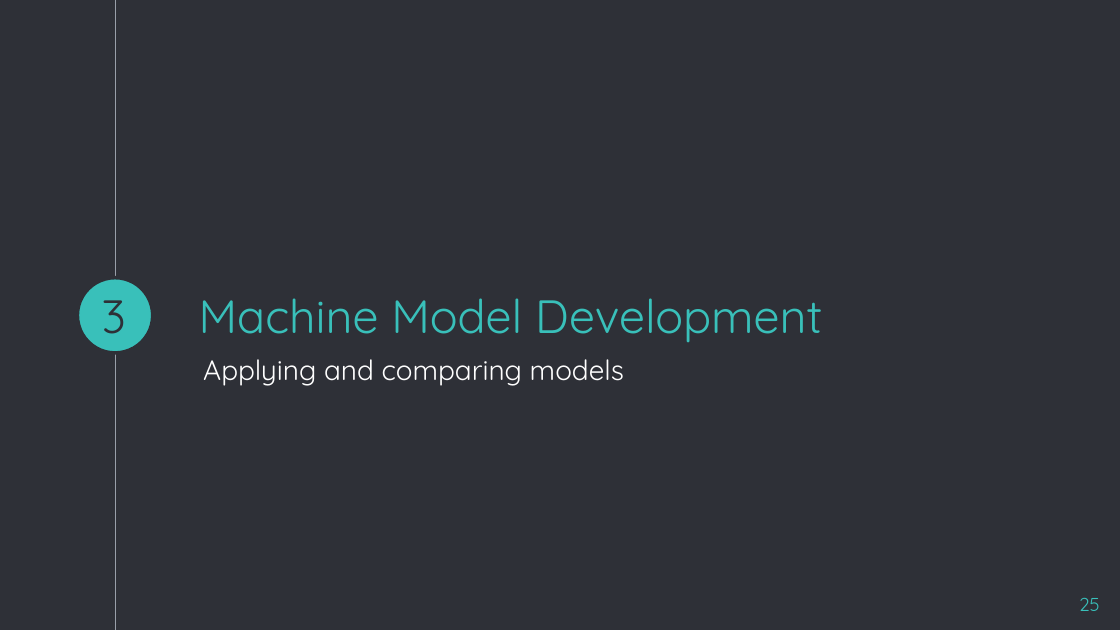
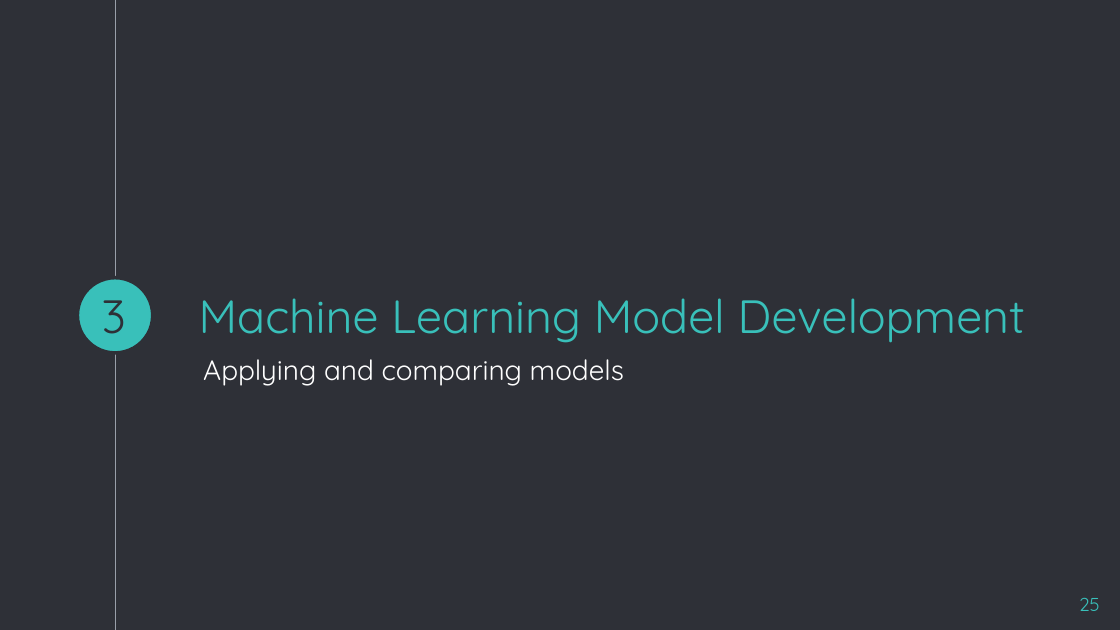
Before and after one commit to jMacProd/Machine-Learning-Credit-Card-Churn, a slide deck: slide 25 of Final Project - Presentation.pptx. Drawn at 1120x630 pixels with LibreOffice and Linux fonts; fonts in the diff are those of the drawing. Boxes give left, top, right and bottom in pixels: in the first picture for what was removed or moved away, otherwise in the second. Text is boxed around its words. In the diff, an @@ line names an element or a change of style, - is before the commit and + after.

```diff
--- a/Final Project - Presentation.pptx
+++ b/Final Project - Presentation.pptx
@@ title at (x1=199, y1=298, x2=1025, y2=343): text changed @@
-Machine Model Development
+Machine Learning Model Development
```
Also in this commit, not shown: 16 other slides changed, 3 slides added, 1 slide removed.
